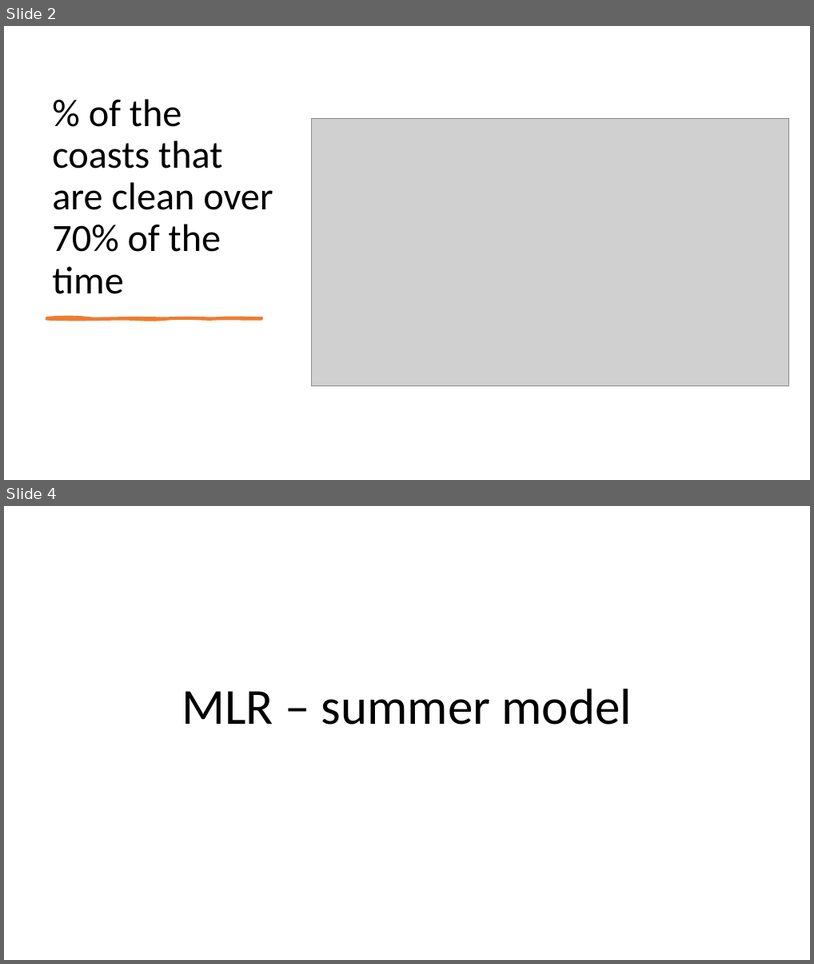
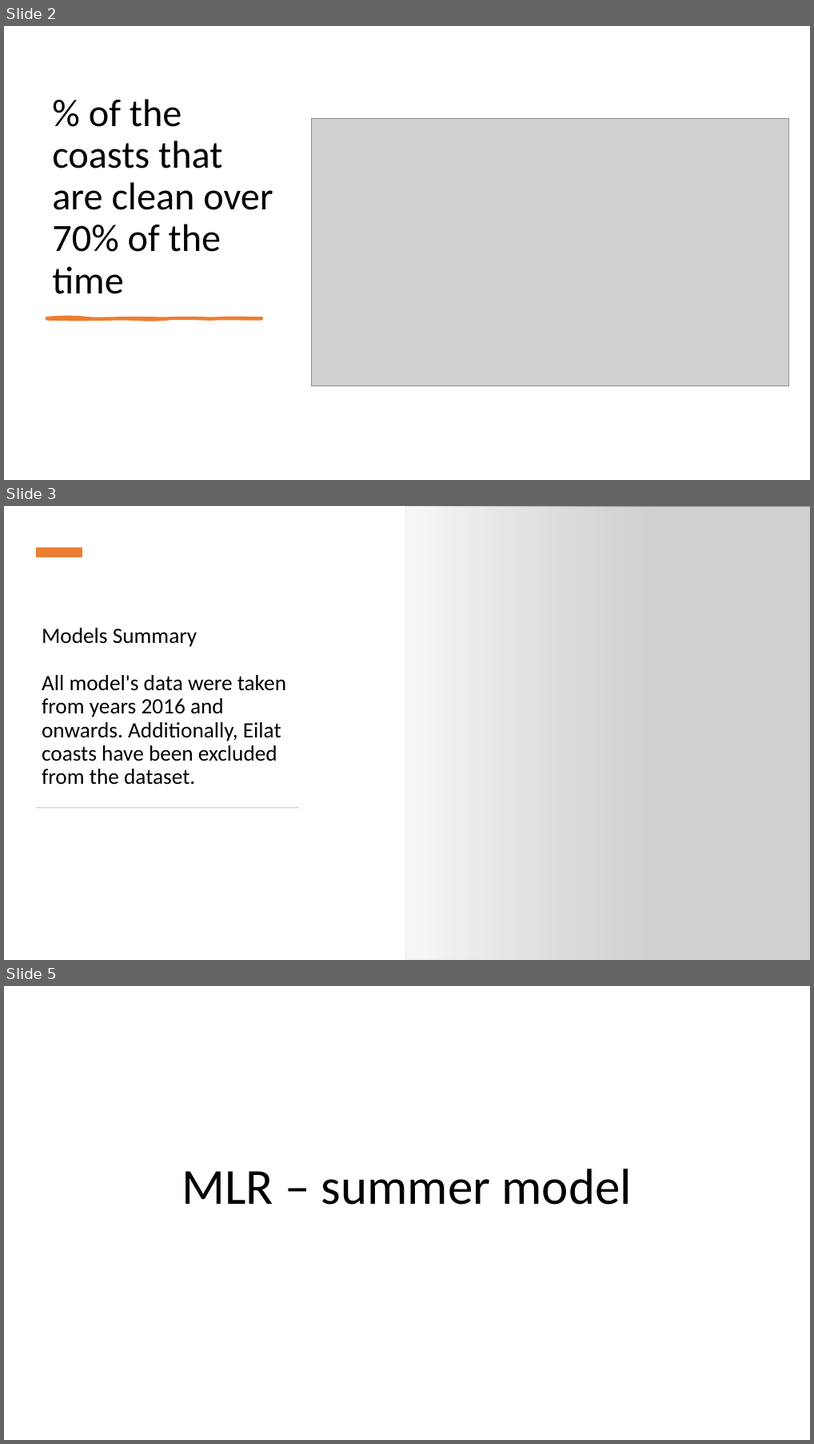
Before and after one commit to LiaCohn/clean-coasts, a slide deck: models/models.pptx. Shown one above the other, each under a label of ours: slides 2 and 4 before the commit, slides 2, 3 and 5 after it; the slides between them are not shown. The pictures are 814x964 and 814x1444 pixels, drawn with LibreOffice and Linux fonts; fonts in the diff are those of the drawing; grey boxes stand for pictures. Boxes give left, top, right and bottom in pixels: in the first picture for what was removed or moved away, otherwise in the second. Text is boxed around its words. In the diff, an @@ line names an element or a change of style, - is before the commit and + after.

```diff
--- a/models/models.pptx
+++ b/models/models.pptx
@@ slide 3 added at [4, 506, 810, 960], background #FFFFFF @@
@@ rectangle added at [4, 506, 650, 960], fill gradient #FFFFFF @@
@@ picture added at [406, 506, 810, 960] @@
@@ rectangle added at [36, 548, 82, 557], fill #ED7D31 @@
@@ title added at [42, 628, 286, 784], 26 pt, text #000000 @@
+Models Summary
+All model's data were taken from years 2016 and onwards. Additionally, Eilat coasts have been excluded from the dataset.
@@ rectangle added at [36, 807, 299, 808], fill #D5D5D5 @@
@@ what was slide 4 is now slide 5 @@
```
Also in this commit, not shown: 12 slides changed, 2 other slides added, 1 slide removed, 3 other files.
